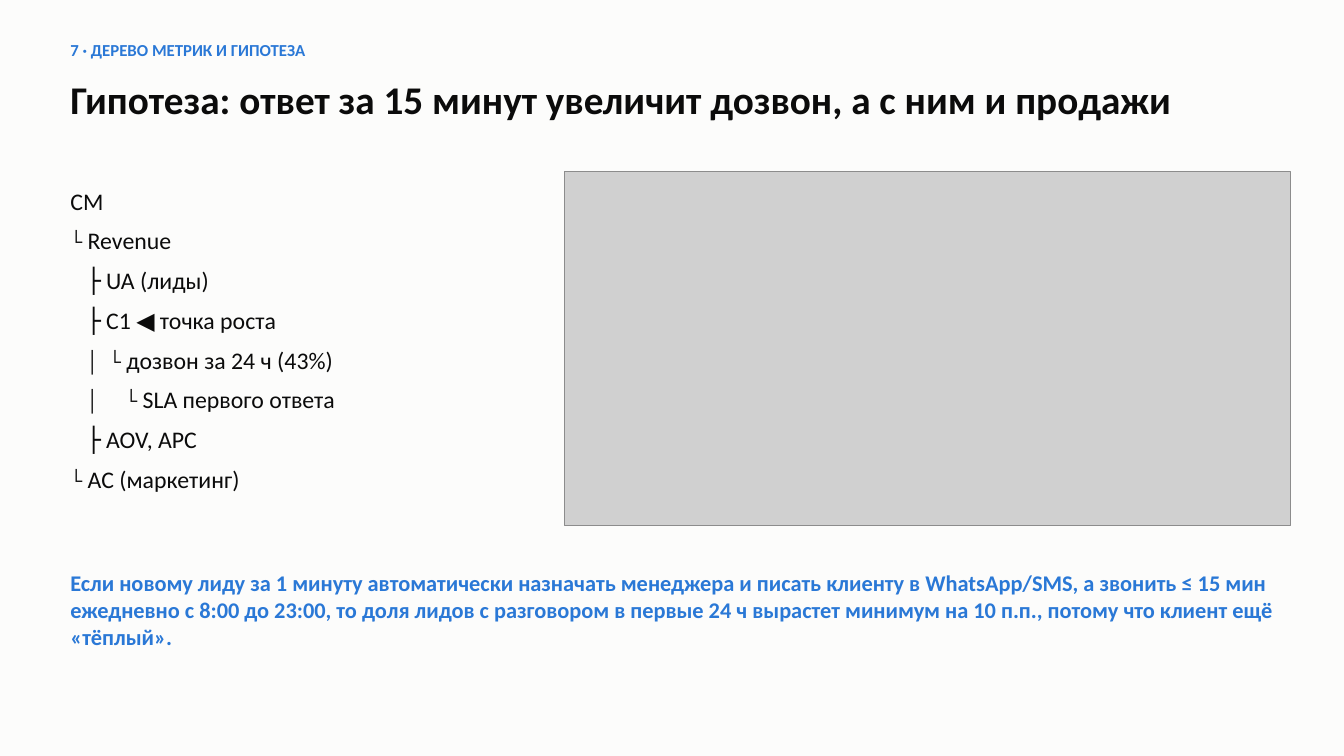
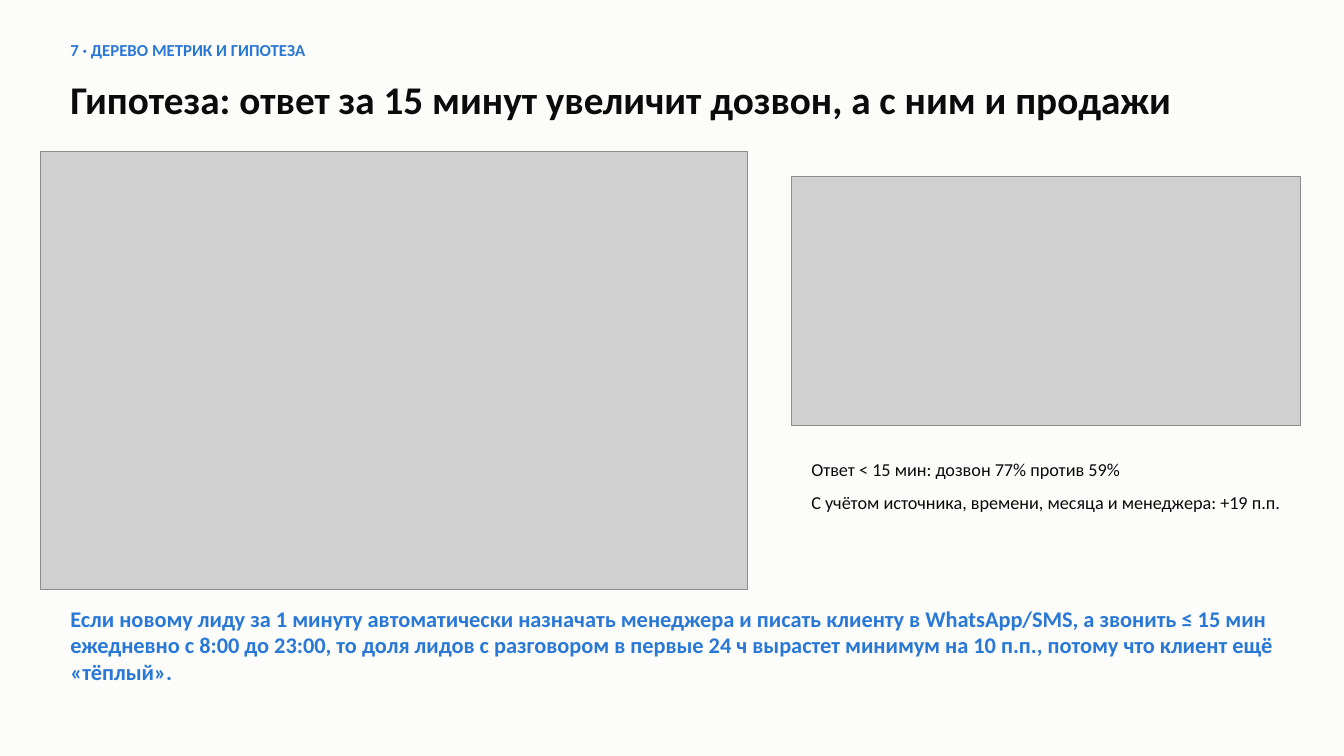
Before and after one commit to yerkovskayuliia-pixel/data-analytics-portfolio, a slide deck: slide 8 of python-crm-analysis/reports/presentation.pptx. Drawn at 1344x756 pixels with LibreOffice and Linux fonts; fonts in the diff are those of the drawing; grey boxes stand for pictures. Boxes give left, top, right and bottom in pixels: in the first picture for what was removed or moved away, otherwise in the second. Text is boxed around its words. In the diff, an @@ line names an element or a change of style, - is before the commit and + after.

```diff
--- a/python-crm-analysis/reports/presentation.pptx
+++ b/python-crm-analysis/reports/presentation.pptx
@@ picture added at box(40, 151, 747, 590) @@
@@ picture: place and size @@
-picture at box(565, 171, 1291, 526)
+picture at box(791, 176, 1301, 425)
@@ text removed at box(70, 194, 334, 492) @@
-CM
-└ Revenue
-├ UA (лиды)
-├ C1 ◀ точка роста
-│ └ дозвон за 24 ч (43%)
-│ └ SLA первого ответа
-├ AOV, APC
-└ AC (маркетинг)
@@ text added at box(811, 463, 1280, 512), 13 pt, text #0B0B0B @@
+Ответ < 15 мин: дозвон 77% против 59%
+С учётом источника, времени, месяца и менеджера: +19 п.п.
@@ text "Если новому лиду за 1 ...": place and size @@
-text "Если новому лиду за 1 ..." at box(70, 575, 1272, 645)
+text "Если новому лиду за 1 ..." at box(70, 611, 1272, 680)
```
Also in this commit, not shown: 7 other files.
